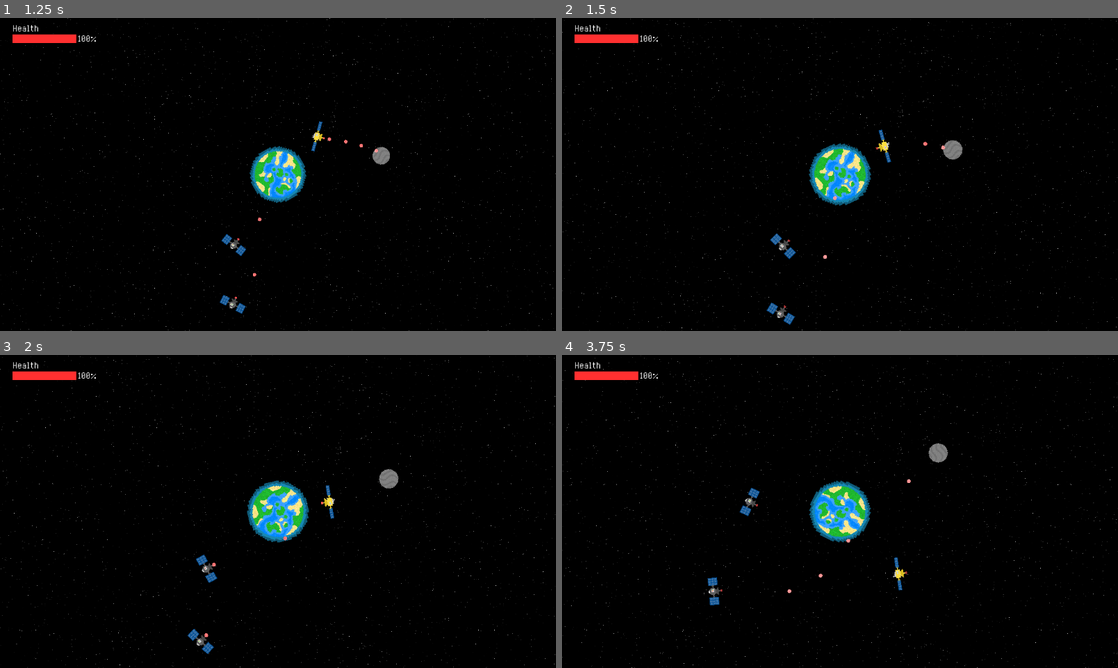
Above: before the commit, frames 1-4 (two rows, left to right).
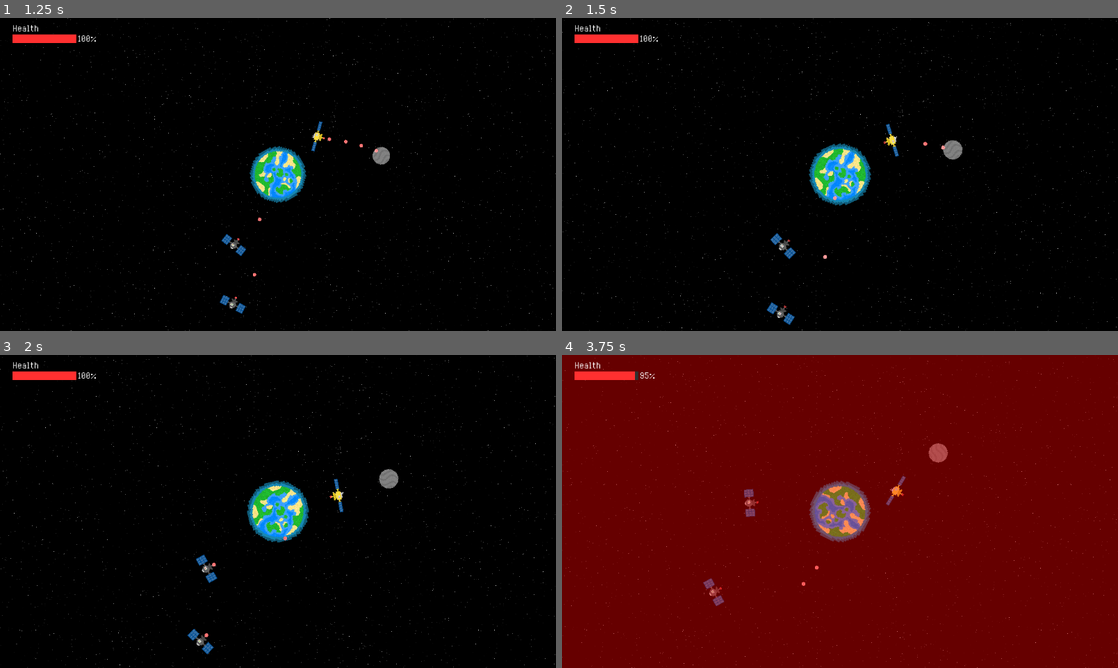
Above: after the commit, the same moments.

Repository: Birb-Games/gmtk-2025
Game: Godot game, scene res://scenes/main.tscn
Two runs of this game, one before a commit and one after it. Both use one fixed random seed, a clock stepped at 60 frames per second and the inputs below.
Inputs (mouse positions are in pixels of both pictures, inside the frame that each line leads up to):
- Up to frame 1 (1.25 s): move the mouse to (400, 158) at 0.52 s; press the mouse at (400, 158) at 0.53 s; hold Right (right) from 0.53 s (still down)
- Up to frame 2 (1.5 s): move the mouse to (728, 190) at 1.27 s; release Right (right) at 1.28 s; release the mouse at (728, 190) at 1.28 s; hold Down (down) from 1.28 s (still down); tap Mouse wheel up (zoom_camera_in) at 1.35 s
- Up to frame 3 (2 s): keep holding Down (down)
- Up to frame 4 (3.75 s): move the mouse to (895, 442) at 2.02 s; release Down (down) at 2.03 s; hold Right (right) 2.03-2.78 s; tap Mouse wheel down (zoom_camera_out) at 2.1 s; move the mouse to (812, 574) at 2.77 s; hold Up (up) 2.78-3.53 s; click (812, 574) at 2.85 s; move the mouse to (1006, 558) at 3.52 s; hold A (left) from 3.53 s (still down); tap Mouse wheel up (zoom_camera_in) at 3.6 s

Frame 1 is identical in both runs. In frame 2, 0.2% of the frame differs, in the area x 36-61%, y 33-98%; in frame 3, 0.2%; in frame 4, 100%, in the area x 0-100%, y 0-100%.

Commit message:
Improved satellite control, currently missing altitude control

Diff:
--- a/scripts/player_satellite.gd
+++ b/scripts/player_satellite.gd
@@ -27,21 +27,27 @@
 	if reverse_timer > 0.0:
 		return
 
-	if Input.is_action_just_pressed("left"):
-		if orbital_speed > 0.0:
-			orbital_speed *= -1.0
-			reverse_timer = REVERSE_COOLDOWN
-	if Input.is_action_just_pressed("right"):
-		if orbital_speed < 0.0:
+	var movement_angle: Angle = Angle.from_radians(-get_vel().angle())
+	var desired_movement_vector: Vector2 = Vector2(Input.get_action_strength("right") - Input.get_action_strength("left"),
+		Input.get_action_strength("down") - Input.get_action_strength("up")).normalized()
+	if desired_movement_vector.length() == 0.0:
+		print(round(movement_angle.get_degrees()))
+		return
+	var desired_movement_angle: Angle = Angle.from_radians(-desired_movement_vector.angle())
+
+	if (movement_angle.minus(desired_movement_angle)).get_degrees() > 135 and (movement_angle.minus(desired_movement_angle)).get_degrees() < 225.0:
 			orbital_speed *= -1.0
 			reverse_timer = REVERSE_COOLDOWN
 
+	print(round(movement_angle.get_degrees()), " - ", round(desired_movement_angle.get_degrees()), " = ", round((movement_angle.minus(desired_movement_angle).get_degrees())))
+
+
 func move(delta: float) -> void:
 	var dist = position.length()
-	if Input.is_action_pressed("up"):
-		dist += speed * delta
-	if Input.is_action_pressed("down"):
-		dist -= speed * delta
+	# if Input.is_action_pressed("up"):
+	# 	dist += speed * delta
+	# if Input.is_action_pressed("down"):
+	# 	dist -= speed * delta
 	var angle = position.angle()
 	dist = clamp(dist, min_dist, max_dist)
 	position = dist * Vector2(cos(angle), sin(angle))
@@ -107,3 +113,34 @@
 		damage(1)
 	elif area is SpaceObject or area is EnemySatellite:
 		health = 0
+
+# This class is used to store angles, ensures that angles are always properly wrapped and handles units
+class Angle:
+	var angle: float
+
+	func _init(a: float) -> void:
+		self.angle = a
+
+	static func from_degrees(degrees: float) -> Angle:
+		return Angle.new(wrapf(degrees, 0, 360) * (PI / 180.0))
+
+	static func from_radians(radians: float) -> Angle:
+		return Angle.new(wrapf(radians, 0, 2 * PI))
+
+	func get_degrees() -> float:
+		return self.angle * (180.0 / PI)
+
+	func get_radians() -> float:
+		return self.angle
+
+	func set_degrees(degrees: float) -> void:
+		self.angle = wrapf(degrees, 0, 360) * (PI / 180.0)
+
+	func set_radians(radians: float) -> void:
+		self.angle = wrapf(radians, 0, 2 * PI)
+
+	func plus(angle: Angle) -> Angle:
+		return Angle.from_radians(wrapf(self.angle + angle.angle, 0, 2 * PI))
+
+	func minus(angle: Angle) -> Angle:
+		return Angle.from_radians(wrapf(self.angle - angle.angle, 0, 2 * PI))
